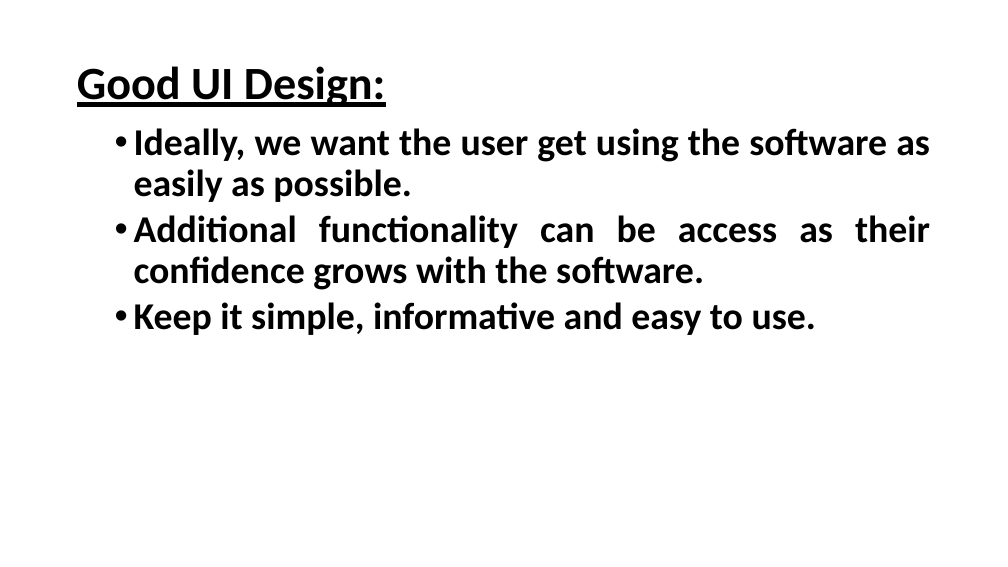
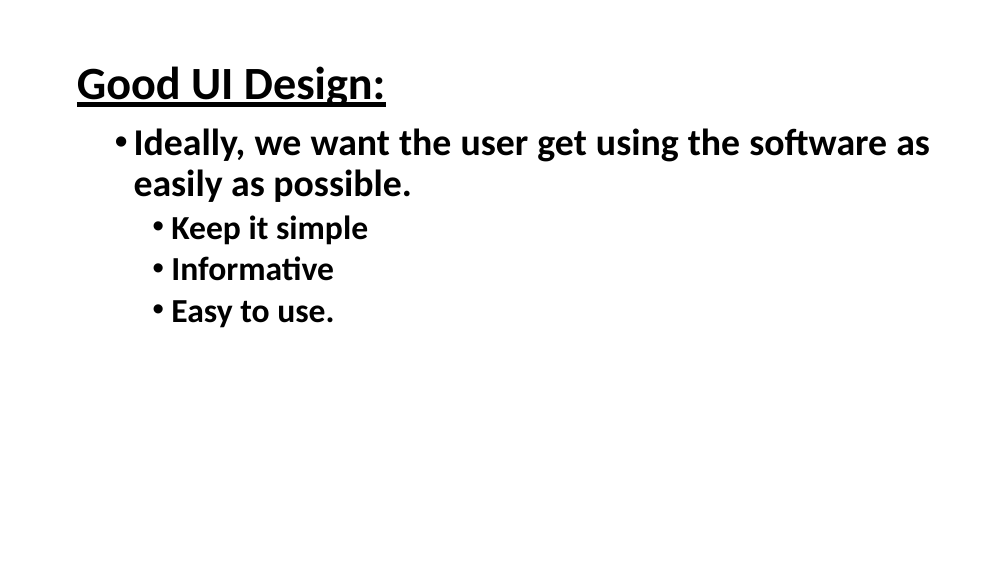
Before and after one commit to joeybrennan/Python-UI-Projects, a slide deck: slide 5 of GUI How to/User Interfaces.pptx (slide 4 before the commit). Drawn at 1008x567 pixels with LibreOffice and Linux fonts; fonts in the diff are those of the drawing; background and template pictures are left out. Boxes give left, top, right and bottom in pixels: in the first picture for what was removed or moved away, otherwise in the second. Text is boxed around its words. In the diff, an @@ line names an element or a change of style, - is before the commit and + after.

```diff
--- a/GUI How to/User Interfaces.pptx
+++ b/GUI How to/User Interfaces.pptx
@@ text at [171,215,368,328]: text changed; size 36 to 32 pt @@
-  • Additional functionality can be access as their confidence grows with the software.
-  • Keep it simple, informative and easy to use.
+    • Keep it simple
+    • Informative
+    • Easy to use.
```
Also in this commit, not shown: 5 other slides changed, 4 slides added.
